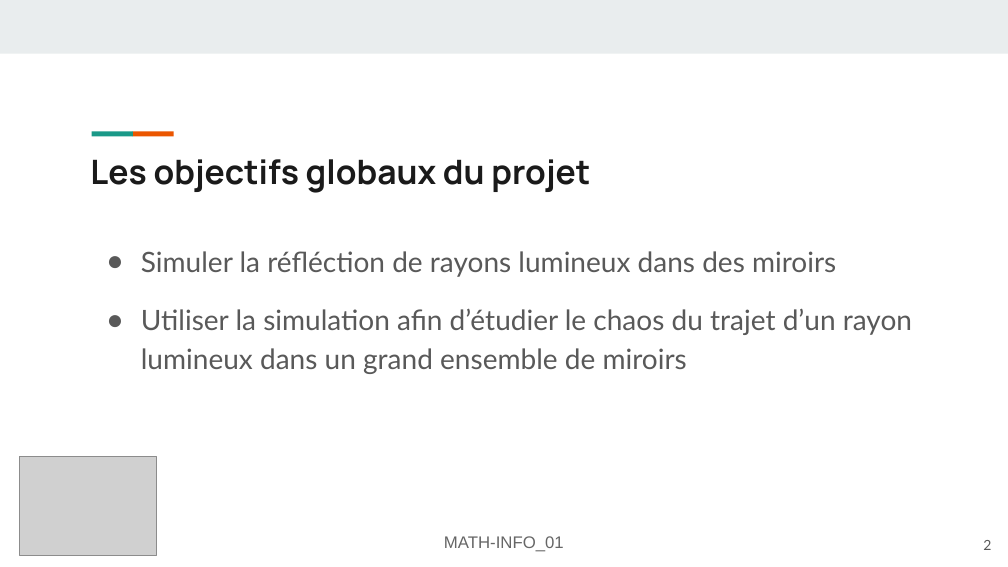
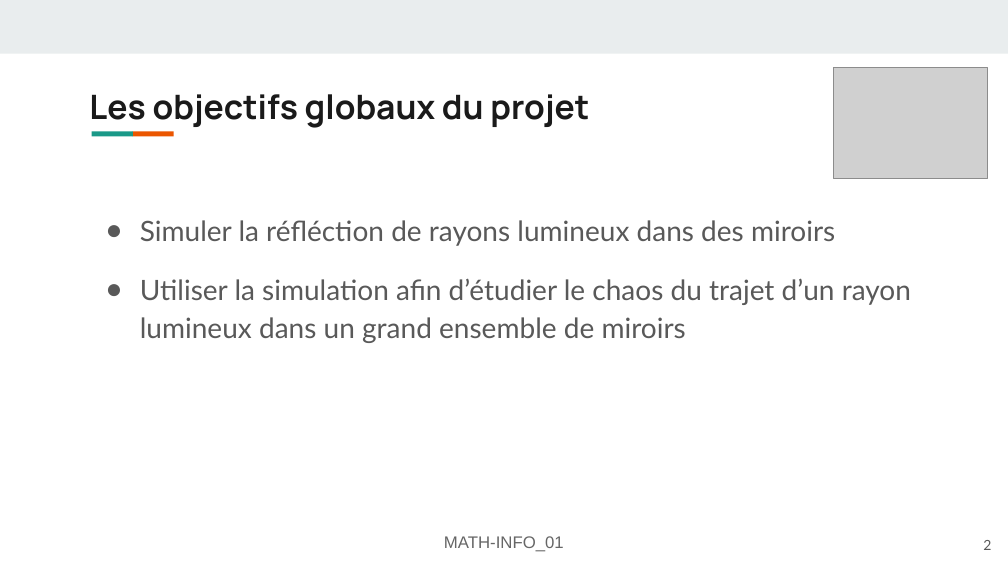
Before and after one commit to FlashOnFire/MirrorVerse, a slide deck: slide 2 of project_managment/presentation1.odp. Drawn at 1008x567 pixels with LibreOffice and Linux fonts; fonts in the diff are those of the drawing; grey boxes stand for pictures. Boxes give left, top, right and bottom in pixels: in the first picture for what was removed or moved away, otherwise in the second. Text is boxed around its words. In the diff, an @@ line names an element or a change of style, - is before the commit and + after.

```diff
--- a/project_managment/presentation1.odp
+++ b/project_managment/presentation1.odp
@@ title "Les objectifs globaux du projet" moved from (x1=90, y1=159, x2=590, y2=193) to (x1=89, y1=94, x2=589, y2=128) @@
@@ picture resized from (x1=20, y1=457, x2=157, y2=555) to (x1=834, y1=68, x2=988, y2=178) @@
@@ text "Simuler la réfléction de rayons ..." moved from (x1=141, y1=251, x2=912, y2=374) to (x1=140, y1=220, x2=911, y2=343) @@
```
Also in this commit, not shown: 4 other slides changed, 1 slide added, 2 slides removed, 4 other files.
